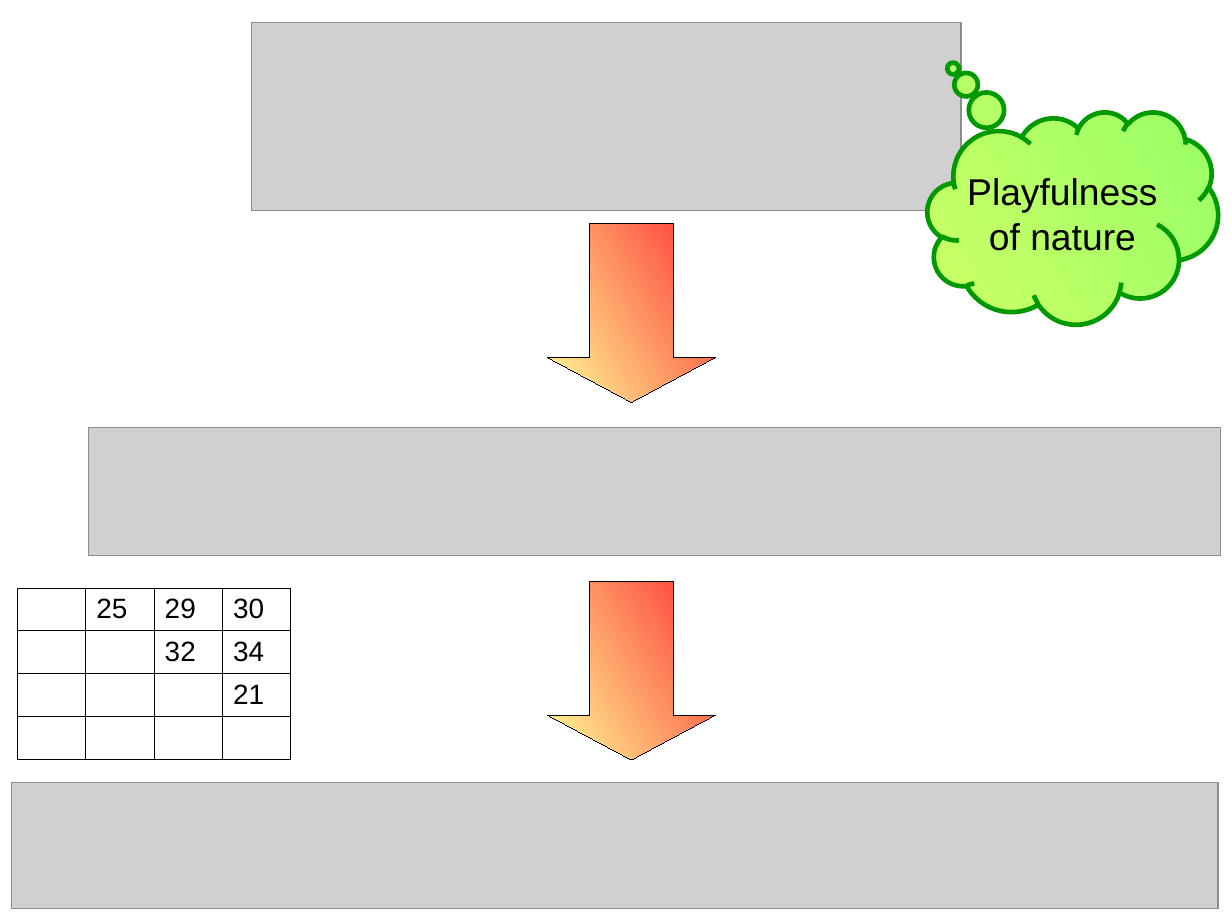
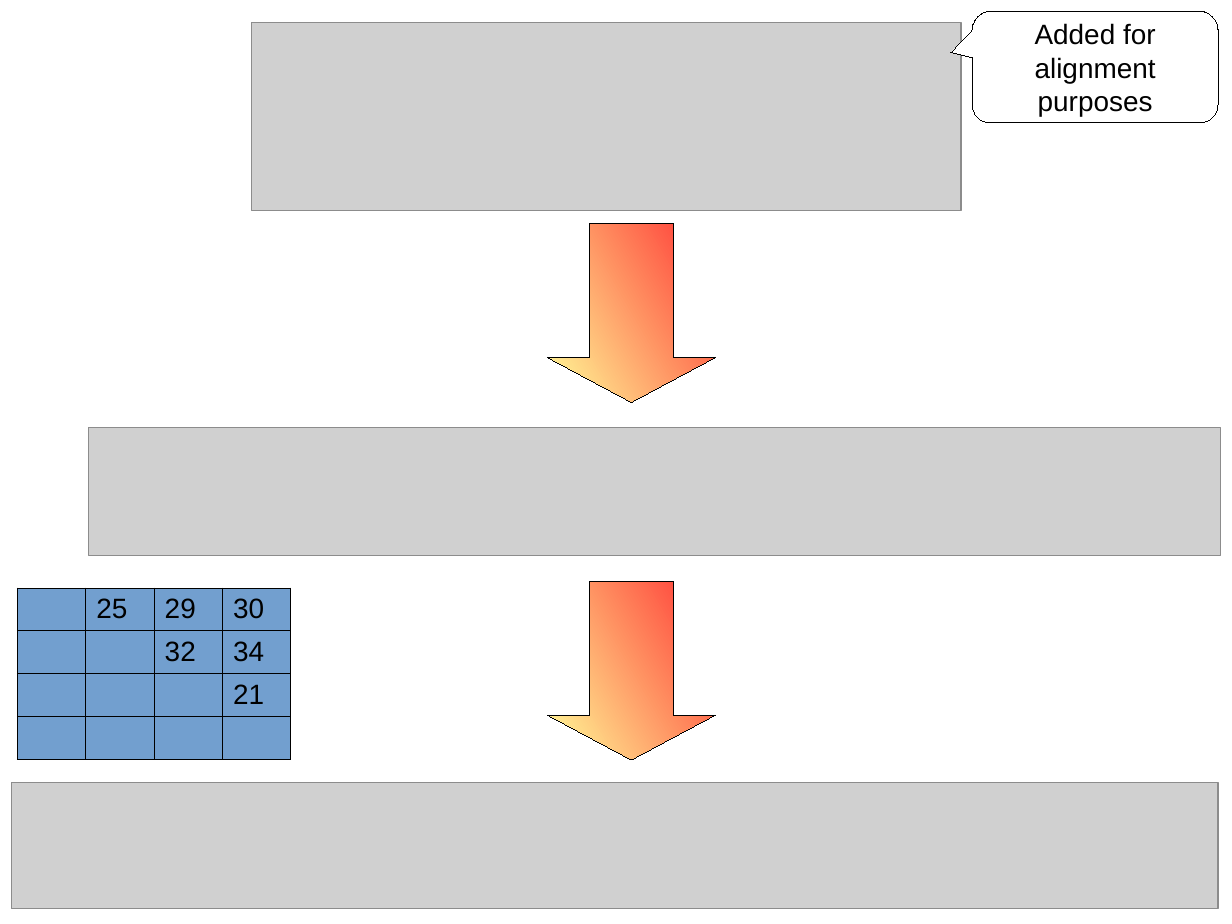
Before and after one commit to richelbilderbeek/tece_logo, a slide deck: slide 12 of presentation.odp. Drawn at 1232x924 pixels with LibreOffice and Linux fonts; fonts in the diff are those of the drawing; grey boxes stand for pictures. Boxes give left, top, right and bottom in pixels: in the first picture for what was removed or moved away, otherwise in the second. Text is boxed around its words. In the diff, an @@ line names an element or a change of style, - is before the commit and + after.

```diff
--- a/presentation.odp
+++ b/presentation.odp
@@ rounded speech box added at [973,11,1219,123], fill #FFFFFF, outline #000000 0 pt, 18 pt, text #000000 @@
+Added for
+alignment
+purposes
@@ thought cloud removed at [928,112,1219,324] @@
-Playfulness
-of nature
@@ table at [17,588,290,759] @@
@@ fill #FFFFFF to #729FCF in 16 cells @@
```
Also in this commit, not shown: 1 other slide changed, 4 slides added, 1 slide removed, 5 other files.
